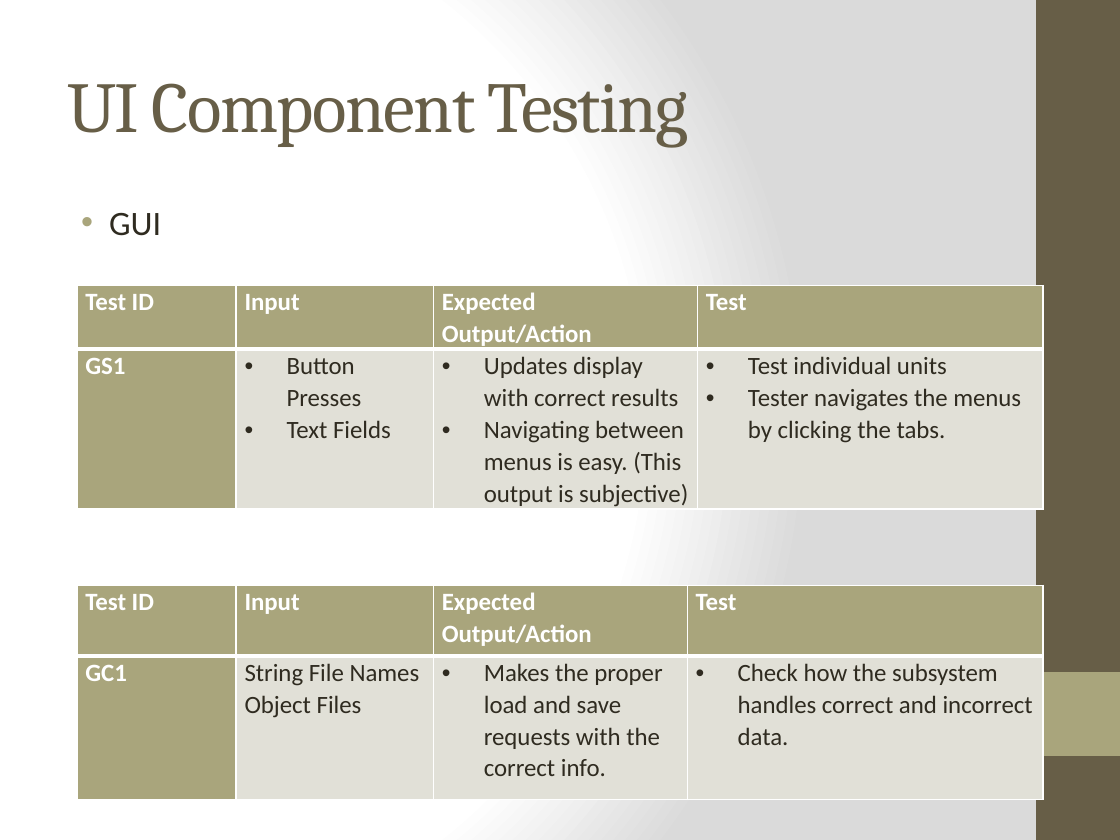
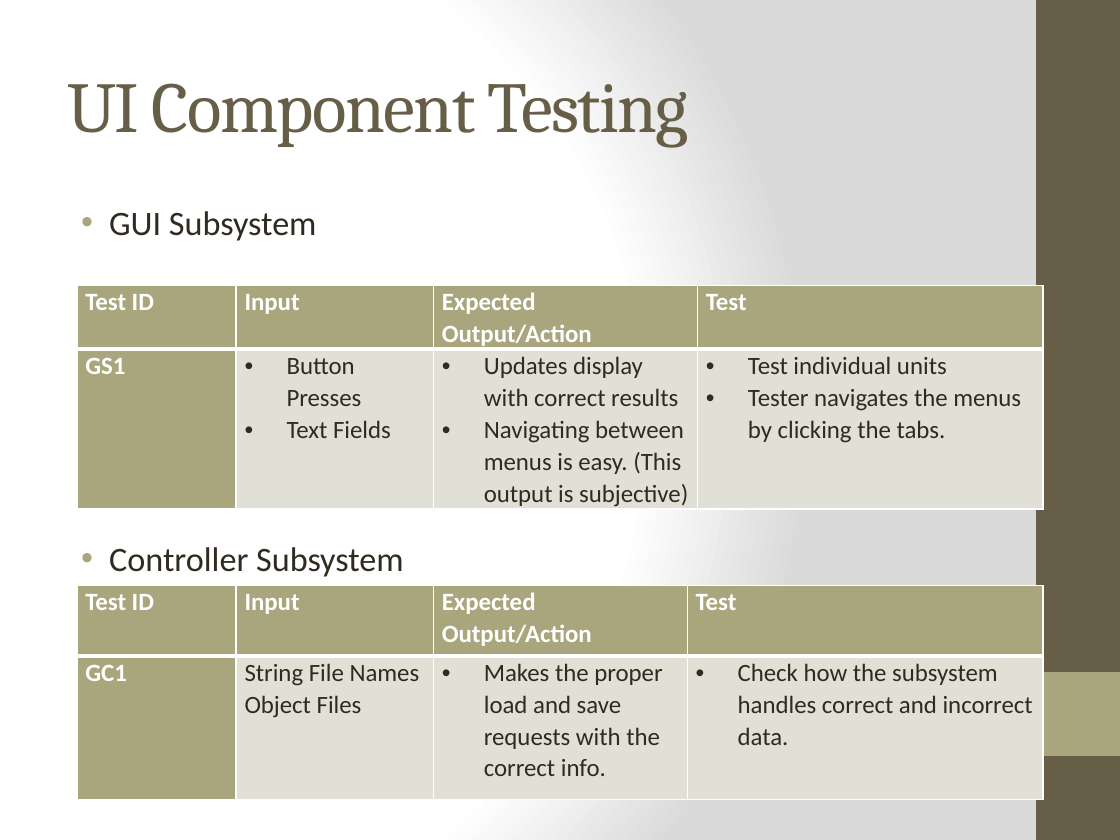
Before and after one commit to qpHalcy0n/SRDesign, a slide deck: slide 27 of Test Plan Presentation/Team Ink3d Test Plan.pptx. Drawn at 1120x840 pixels with LibreOffice and Linux fonts; fonts in the diff are those of the drawing. Boxes give left, top, right and bottom in pixels: in the first picture for what was removed or moved away, otherwise in the second. Text is boxed around its words. In the diff, an @@ line names an element or a change of style, - is before the commit and + after.

```diff
--- a/Test Plan Presentation/Team Ink3d Test Plan.pptx
+++ b/Test Plan Presentation/Team Ink3d Test Plan.pptx
@@ text at (x1=109, y1=211, x2=404, y2=577): text changed @@
-• GUI
-• Controller
+• GUI Subsystem
+• Controller Subsystem
```
Also in this commit, not shown: 8 other slides changed, 2 slides removed.
